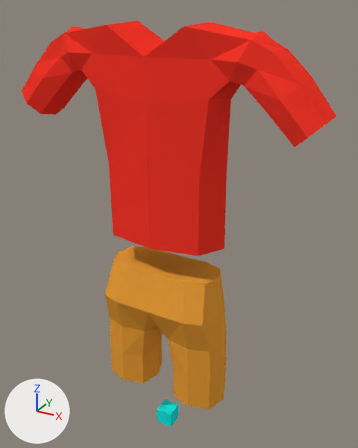
Two versions of the Blender file Blender/outfit_character_idle.blend, one commit apart.
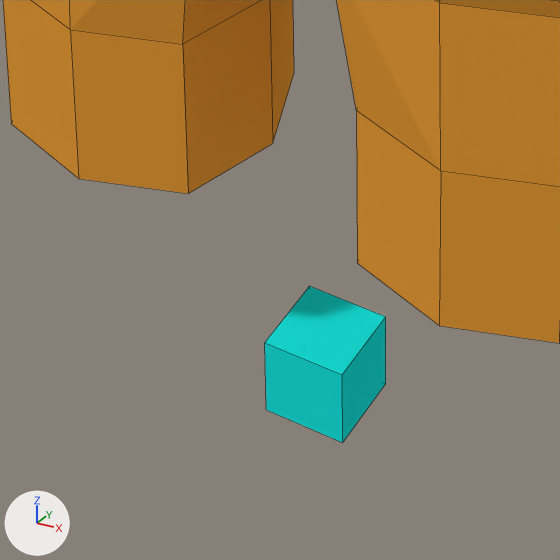
Each version appears first whole from a 50 mm camera at (1.239, -2.104, 2.446) aimed at (0.032, 0.091, 1.349), and next in a close-up on the part from 31% to 58% of the width and 78% to 100% of the height. Lighting does not change. The marker at lower left points along +X, +Y and +Z. The close-ups show mesh edges as thin lines.

The older version as bpy lines, for what is in view:
```python
me_cube_005 = bpy.data.meshes.new('Cube.005')
me_cube_005.from_pydata(...)  # 195 vertices, 285 faces; spans x -0.85..0.82, y -0.2..0.17, z 0.0..2.38
# faces by material slot: [6, 71, 208]
me_cube_005.materials.append(mat_material_003)  # cyan #19e7e1
me_cube_005.materials.append(mat_material_002)  # orange #e99d38
me_cube_005.materials.append(mat_material_001)  # red #ff392c
ob_cube_002 = bpy.data.objects.new('Cube.002', me_cube_005)
ob_cube_002.location = (0.0, 0.0, 0.0)
```
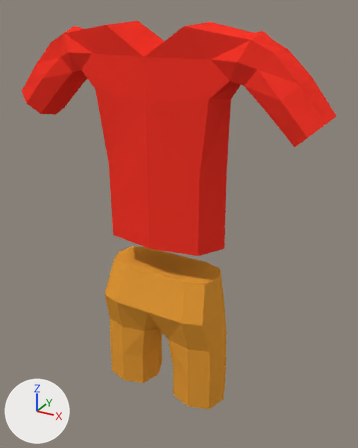
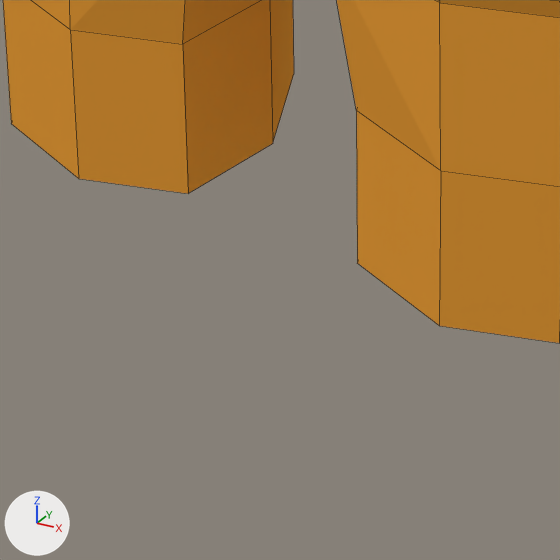
Boxes (x1, y1, x2, y2) around the edits, measured in the close-ups (560 x 560 px):
'Cube.002', reshaped: before (3, 0, 560, 443); after (3, 0, 560, 343)
part 1 of me_cube_005, deleted (cyan): before (265, 286, 386, 443)

What changed in the scene script:
```text
Change me_cube_005:
    where me_cube_005.from_pydata(...)  # 195 vertices, 285 faces; spans x -0.85..0.82, y -0.2..0.17, z 0.0..2.38
    used by ob_cube_002; location = (0.0, 0.0, 0.0)
    remove me_cube_005.materials.append(mat_material_003)  # cyan #19e7e1
    me_cube_005 part 1: the loose piece of 8 vertices spanning x -0.05..0.05, y -0.05..0.05, z 0.0..0.1 is deleted
```
